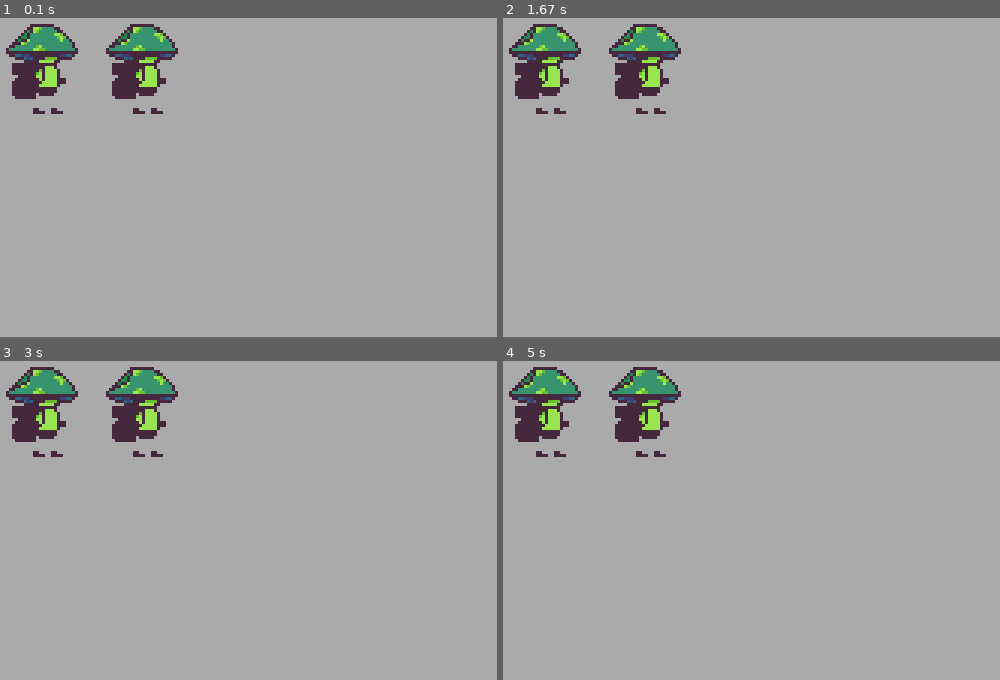
Above: before the commit, frames 1-4 (two rows, left to right).
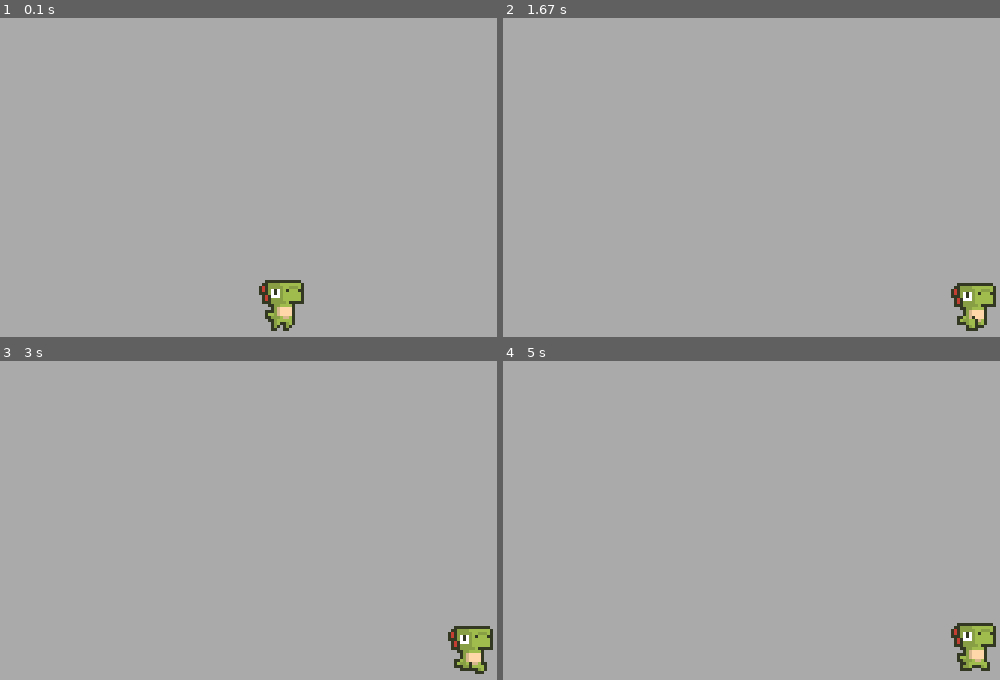
Above: after the commit, the same moments.

Repository: leanpavan/Pygame-Projeto
Game: pygame game, started from spritesheets.py
Two runs of this game, one before a commit and one after it. Both use one fixed random seed, a clock stepped at 60 frames per second and the inputs below.
Inputs:
- Up to frame 1 (0.1 s): no input
- Up to frame 2 (1.67 s): hold D 0.33-0.8 s; hold D 0.83-1.3 s; hold A from 1.33 s (still down)
- Up to frame 3 (3 s): release A at 1.87 s; hold A 1.9-2.3 s; hold D 2.33-2.97 s
- Up to frame 4 (5 s): hold A 3-3.47 s; hold D 3.5-3.97 s; hold D 4-4.47 s; hold A from 4.5 s (still down)

The runs differ from the first frame. In frame 1, 5.8% of the frame differs, in the area x 1-62%, y 1-99%; in frame 2, 5.7%; in frame 3, 5.8%; in frame 4, 5.8%.

Commit message:
player sprites and movement

Diff:
--- /dev/null
+++ b/player.py
@@ -0,0 +1,13 @@
+#Imports
+import pygame
+import spritesheet as ss
+
+class player():
+    def __init__(self, player_pos, player_sprite):
+        self.player_pos = player_pos
+        self.player_sprite = player_sprite
+        self.player_hp = 100
+        self.player_walkspeed = 300
+
+    def walk_animation(self):
+        return
--- a/spritesheet.py
+++ b/spritesheet.py
@@ -21,8 +21,9 @@
         self.rect = self.image.get_rect()
         self.rect.center = (x,y)
 
+
 # loader image ↓
-sprite_sheet_image = pygame.image.load("assets/sprites/personagem/personagem_spritesheet.png").convert_alpha()
+sprite_sheet_image = lambda: pygame.image.load("assets/sprites/personagem/sheets/DinoSprites - vita.png").convert_alpha()
 
 # define as image in pygame ↓
-sprite_sheet = SpriteSheet(sprite_sheet_image)
+sprite_sheet = lambda: SpriteSheet(sprite_sheet_image())
--- a/spritesheets.py
+++ b/spritesheets.py
@@ -21,13 +21,29 @@
 BG = "#aaaaaa"
 BLACK = "#000000"
 
+# Create animation list
+animation_list = []
+animation_steps = [4, 6, 3, 4]
+action = 0
+last_update = pygame.time.get_ticks()
+animation_cooldow = 150
+frame = 0
+step_counter = 0
 
-frame_0 = spritesheet.sprite_sheet.get_image(0, 32,32, 3)
-frame_1 = spritesheet.sprite_sheet.get_image(1, 32,32, 3)
+for animation in animation_steps:
+    temp_img_list = []
+    for _ in range(animation):
+        temp_img_list.append(spritesheet.sprite_sheet().get_image(step_counter, 24,24, 3))
+        step_counter += 1
+    animation_list.append(temp_img_list)
 
 # Framerate
 clock = pygame.time.Clock()
 FPS = 30
+
+# Player
+player_pos = pygame.Vector2(screen.get_width() / 2, screen.get_height() / 2)
+player_speed = 300
 
 # Game Loop
 running = True
@@ -36,9 +52,35 @@
     # Update background
     screen.fill(BG)
 
+    # Clock
+    dt = clock.tick(FPS) / 1000
+
+    # Update animation
+    current_time = pygame.time.get_ticks()
+    if current_time - last_update >= animation_cooldow:
+        frame += 1
+        last_update = current_time
+        if frame >= len(animation_list[action]):
+            frame = 0
+
+
     # Show frame image
-    screen.blit(frame_0, (0,0))
-    screen.blit(frame_1, (100,0))
+    print(frame)
+    screen.blit(animation_list[action][frame], (player_pos,player_pos))
+
+
+    # Player movement
+    keys = pygame.key.get_pressed()
+    if keys[pygame.K_a]:
+        player_pos.x -= player_speed * dt
+        action = 1
+    elif keys[pygame.K_d]:
+        player_pos.x += player_speed * dt
+        action = 1
+    elif keys[pygame.K_a] == False and keys[pygame.K_d] == False:
+        if frame >= 4:
+            frame = 0
+        action = 0
 
 
     # Event handler
Not shown, added: assets/sprites/personagem/changelog.txt
Binary file added: assets/sprites/personagem/dinoCharacters-display.gif
Binary file added: assets/sprites/personagem/gifs/DinoSprites_doux.gif
Binary file added: assets/sprites/personagem/gifs/DinoSprites_mort.gif
Binary file added: assets/sprites/personagem/gifs/DinoSprites_tard.gif
Binary file added: assets/sprites/personagem/gifs/DinoSprites_vita.gif
Binary file added: assets/sprites/personagem/misc/bg.png
Binary file added: assets/sprites/personagem/misc/shadow_2.png
Binary file added: assets/sprites/personagem/sheets/DinoSprites - doux.png
Binary file added: assets/sprites/personagem/sheets/DinoSprites - mort.png
Binary file added: assets/sprites/personagem/sheets/DinoSprites - tard.png
Binary file added: assets/sprites/personagem/sheets/DinoSprites - vita.png
(and 2 more such lines)
